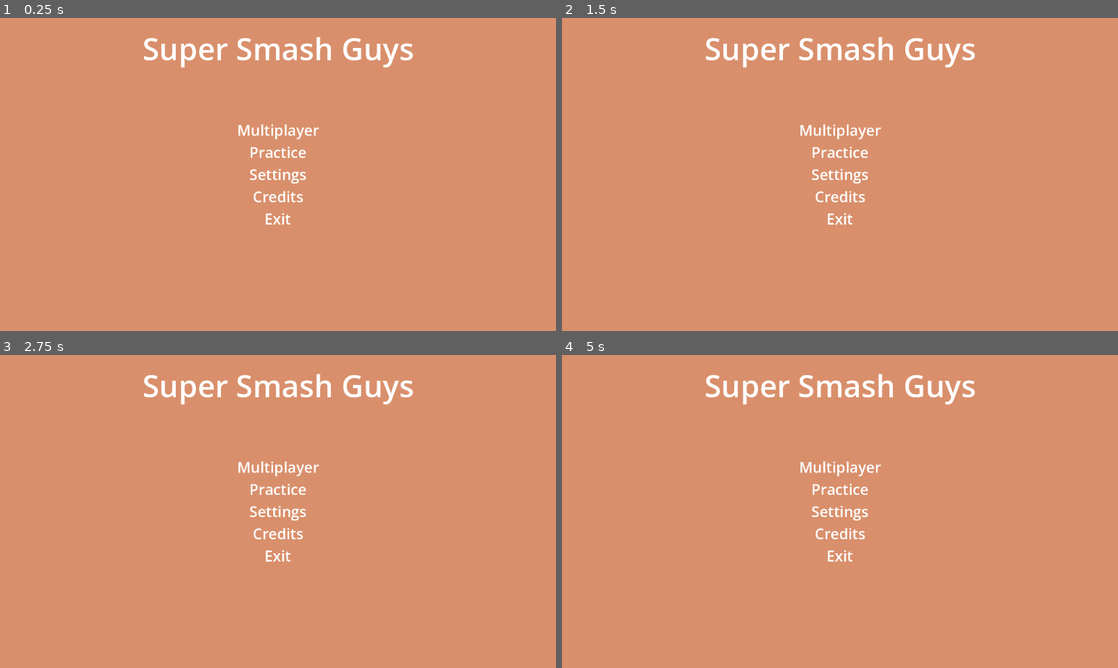
Above: before the commit, frames 1-4 (two rows, left to right).
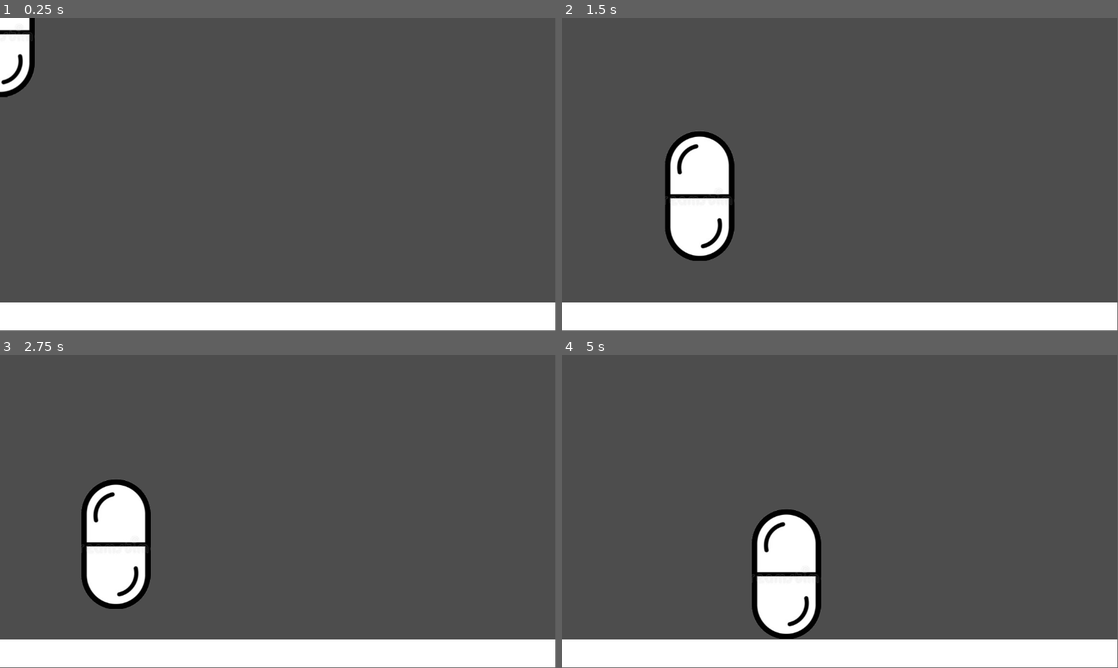
Above: after the commit, the same moments.

Repository: Rivmo/Super-Smash-Guys
Game: Godot game, scene res://scene.tscn
Same seed, same stepped clock (60 frames per second), same inputs: the game is played once before the commit and once after it. Before the commit the project starts from res://control.tscn.
Inputs:
- Up to frame 1 (0.25 s): no input
- Up to frame 2 (1.5 s): hold Right (Right, bound only after the commit) from 0.53 s (still down); tap Up (Jump, bound only after the commit) at 0.6, 0.77, 1.07, 1.35 s
- Up to frame 3 (2.75 s): tap Up (Jump, bound only after the commit) at 1.52, 1.82, 2.1 s; release Right (Right, bound only after the commit) at 2.03 s; hold Left (Left, bound only after the commit) from 2.03 s (still down)
- Up to frame 4 (5 s): release Left (Left, bound only after the commit) at 2.78 s; hold Right (Right, bound only after the commit) 2.78-4.28 s; tap Up (Jump, bound only after the commit) at 2.85, 3.02, 3.32, 3.6, 3.77, 4.07, 4.35, 4.52, 4.82 s; hold Left (Left, bound only after the commit) from 4.28 s (still down)
The window is 800x450 before the commit and 799x449 after it. Grey fills any space a smaller window leaves; there, only what the larger window draws over its background counts as a difference.

The runs differ from the first frame. In frame 1, 100% of the frame differs, in the area x 0-100%, y 0-100%; in frame 2, 100%; in frame 3, 100%; in frame 4, 100%.

Commit message:
Test commit
test

Diff:
--- /dev/null
+++ b/character_body_2d.gd
@@ -0,0 +1,24 @@
+extends CharacterBody2D
+
+@export var knockback = 0
+const SPEED = 300.0
+const JUMP_VELOCITY = -400.0
+
+func _physics_process(delta: float) -> void:
+	# Add the gravity.
+	if not is_on_floor():
+		velocity += get_gravity() * delta
+
+	# Handle jump.
+	if Input.is_action_just_pressed("Jump") and is_on_floor():
+		velocity.y = JUMP_VELOCITY
+
+	# Get the input direction and handle the movement/deceleration.
+	# As good practice, you should replace UI actions with custom gameplay actions.
+	var direction := Input.get_axis("Left", "Right")
+	if direction:
+		velocity.x = direction * SPEED
+	else:
+		velocity.x = move_toward(velocity.x, 0, SPEED)
+
+	move_and_slide()
--- /dev/null
+++ b/charater.gd
@@ -0,0 +1,11 @@
+extends Node2D
+
+
+# Called when the node enters the scene tree for the first time.
+func _ready() -> void:
+	pass # Replace with function body.
+
+
+# Called every frame. 'delta' is the elapsed time since the previous frame.
+func _process(delta: float) -> void:
+	pass
--- /dev/null
+++ b/node_2d.gd
@@ -0,0 +1,11 @@
+extends Node2D
+@export knockback
+
+# Called when the node enters the scene tree for the first time.
+func _ready() -> void:
+	pass # Replace with function body.
+
+
+# Called every frame. 'delta' is the elapsed time since the previous frame.
+func _process(delta: float) -> void:
+	pass
--- a/project.godot
+++ b/project.godot
@@ -10,15 +10,28 @@
 
 [application]
 
-config/name="FirstGameProject"
-run/main_scene="res://control.tscn"
+config/name="SSG"
+run/main_scene="res://scene.tscn"
 config/features=PackedStringArray("4.6", "Forward Plus")
 config/icon="res://icon.svg"
 
-[display]
+[input]
 
-window/size/viewport_width=1280
-window/size/viewport_height=720
+Right={
+"deadzone": 0.2,
+"events": [Object(InputEventKey,"resource_local_to_scene":false,"resource_name":"","device":-1,"window_id":0,"alt_pressed":false,"shift_pressed":false,"ctrl_pressed":false,"meta_pressed":false,"pressed":false,"keycode":0,"physical_keycode":4194321,"key_label":0,"unicode":0,"location":0,"echo":false,"script":null)
+]
+}
+Left={
+"deadzone": 0.2,
+"events": [Object(InputEventKey,"resource_local_to_scene":false,"resource_name":"","device":-1,"window_id":0,"alt_pressed":false,"shift_pressed":false,"ctrl_pressed":false,"meta_pressed":false,"pressed":false,"keycode":0,"physical_keycode":4194319,"key_label":0,"unicode":0,"location":0,"echo":false,"script":null)
+]
+}
+Jump={
+"deadzone": 0.2,
+"events": [Object(InputEventKey,"resource_local_to_scene":false,"resource_name":"","device":-1,"window_id":0,"alt_pressed":false,"shift_pressed":false,"ctrl_pressed":false,"meta_pressed":false,"pressed":false,"keycode":0,"physical_keycode":4194320,"key_label":0,"unicode":0,"location":0,"echo":false,"script":null)
+]
+}
 
 [physics]
 
--- /dev/null
+++ b/scene.tscn
@@ -0,0 +1,37 @@
+[gd_scene format=3 uid="uid://i0k0py2g2x4l"]
+
+[ext_resource type="Script" uid="uid://d04an3o5m77vi" path="res://character_body_2d.gd" id="1_nxogm"]
+[ext_resource type="Texture2D" uid="uid://c5j48tkuyi5y7" path="res://capsule.png" id="1_ulcgi"]
+
+[sub_resource type="CapsuleShape2D" id="CapsuleShape2D_nxogm"]
+radius = 73.0
+height = 272.0
+
+[sub_resource type="RectangleShape2D" id="RectangleShape2D_3253y"]
+size = Vector2(1, 1)
+
+[sub_resource type="QuadMesh" id="QuadMesh_u3cyc"]
+
+[node name="Scene" type="Node2D" unique_id=1760709768]
+
+[node name="CharacterBody2D" type="CharacterBody2D" parent="." unique_id=1669504373]
+script = ExtResource("1_nxogm")
+
+[node name="Sprite2D" type="Sprite2D" parent="CharacterBody2D" unique_id=1489925236]
+texture = ExtResource("1_ulcgi")
+
+[node name="CollisionShape2D" type="CollisionShape2D" parent="CharacterBody2D" unique_id=1768581945]
+position = Vector2(1, 0)
+shape = SubResource("CapsuleShape2D_nxogm")
+
+[node name="StaticBody2D" type="StaticBody2D" parent="." unique_id=1904787199]
+position = Vector2(640, 640)
+scale = Vector2(20, 1)
+
+[node name="CollisionShape2D" type="CollisionShape2D" parent="StaticBody2D" unique_id=1667364177]
+scale = Vector2(100, 100)
+shape = SubResource("RectangleShape2D_3253y")
+
+[node name="MeshInstance2D" type="MeshInstance2D" parent="StaticBody2D" unique_id=818938258]
+scale = Vector2(100, 100)
+mesh = SubResource("QuadMesh_u3cyc")
Binary file added: capsule.png
Not shown, added: capsule.png.import
Not shown, added: character_body_2d.gd.uid
Not shown, added: charater.gd.uid
Not shown, added: node_2d.gd.uid
Not shown, added: .gitattributes
